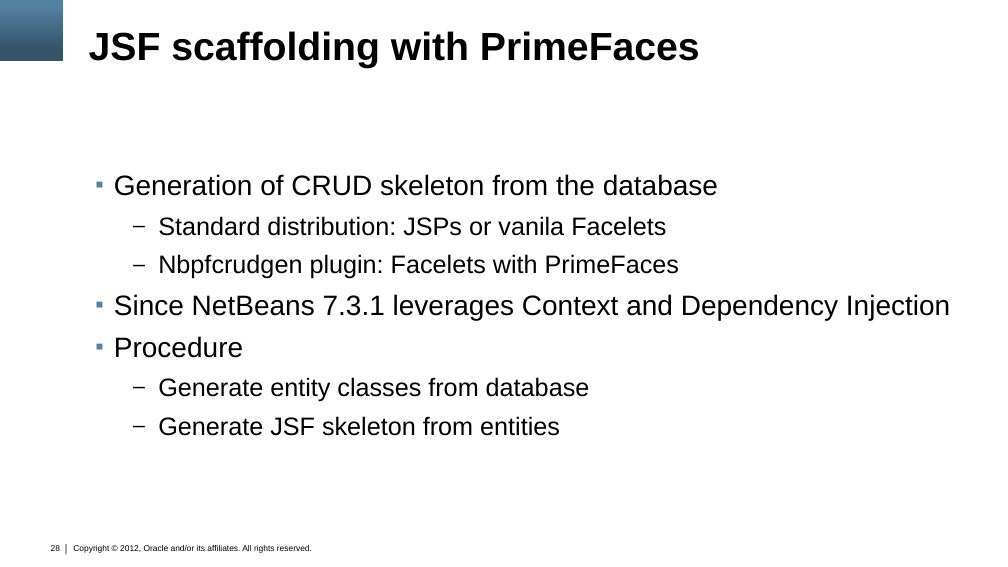
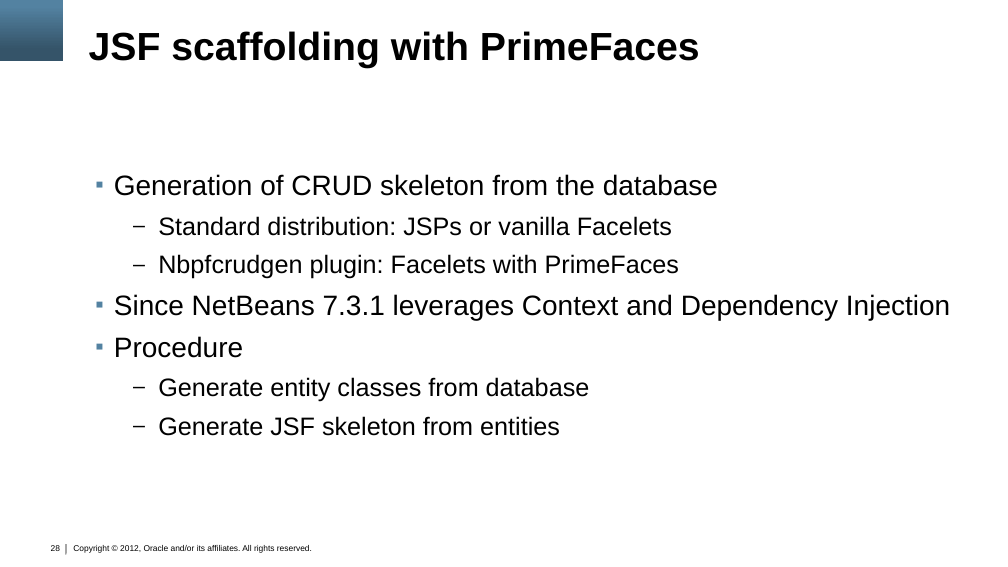
Before and after one commit to marfous/j1demo-pf, a slide deck: slide 28 of con3638.pptx. Drawn at 1008x567 pixels with LibreOffice and Linux fonts; fonts in the diff are those of the drawing; background and template pictures are left out. Boxes give left, top, right and bottom in pixels: in the first picture for what was removed or moved away, otherwise in the second. Text is boxed around its words. In the diff, an @@ line names an element or a change of style, - is before the commit and + after.

```diff
--- a/con3638.pptx
+++ b/con3638.pptx
@@ text at box(158, 216, 672, 236): text changed @@
-  – Standard distribution: JSPs or vanila Facelets
+  – Standard distribution: JSPs or vanilla Facelets
```
Also in this commit, not shown: 5 other slides changed.
